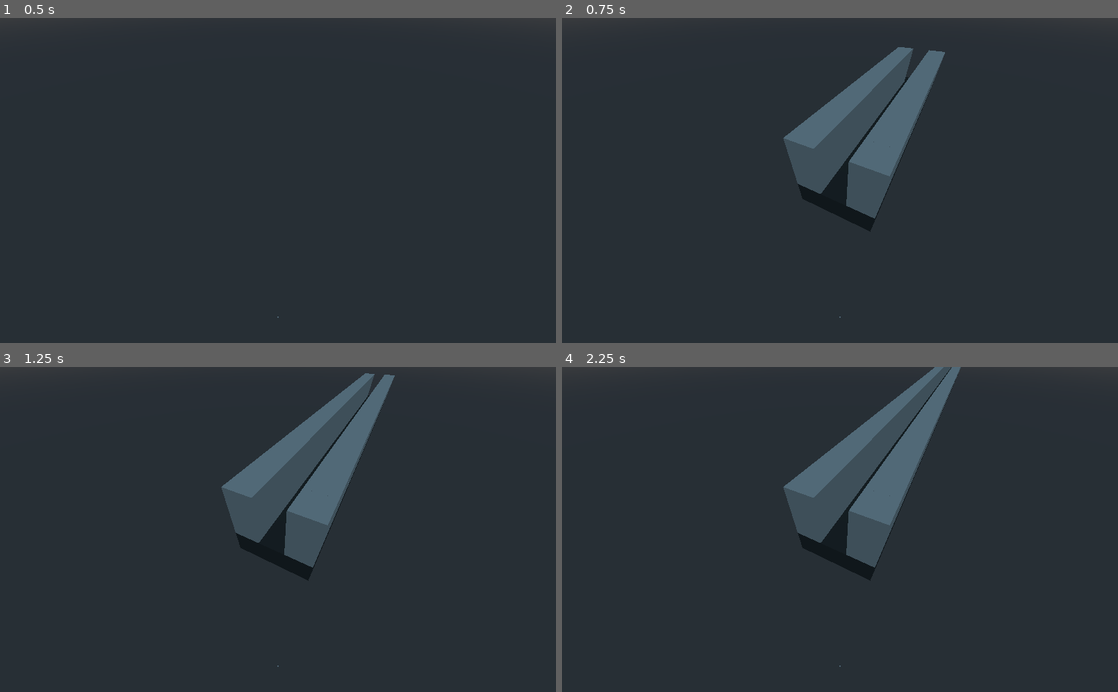
Above: before the commit, frames 1-4 (two rows, left to right).
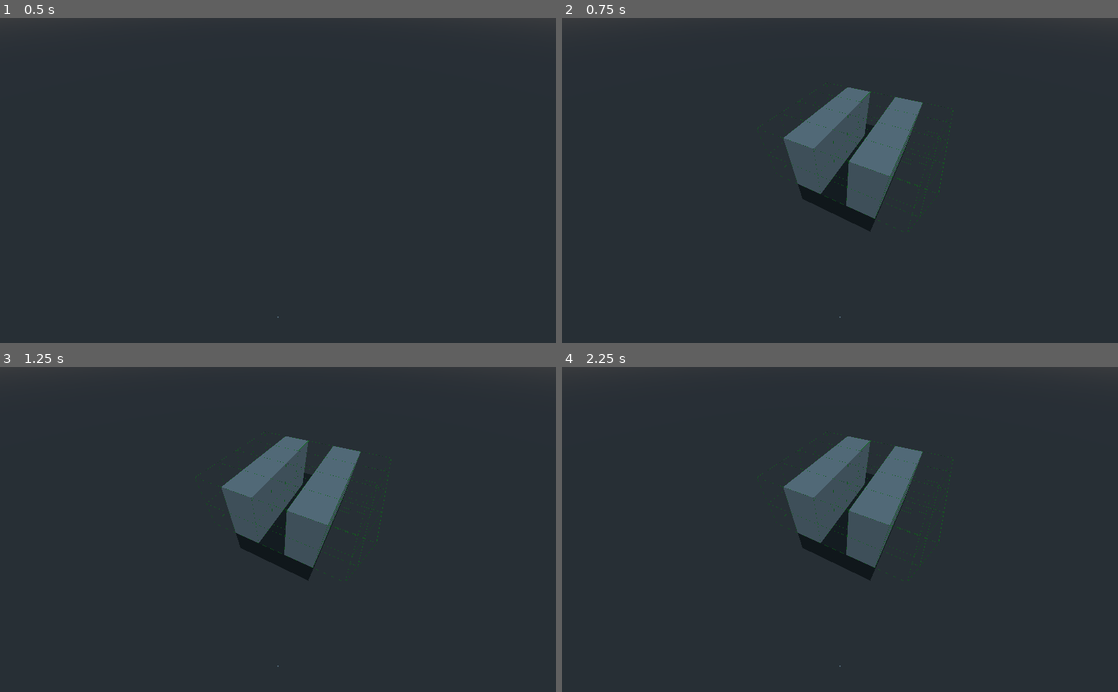
Above: after the commit, the same moments.

Repository: kumquat-ir/rand-dungeon-gen
Game: Godot game, scene res://World.tscn
Same seed, same stepped clock (60 frames per second), same inputs: the game is played once before the commit and once after it.
Inputs:
- Up to frame 1 (0.5 s): no input
- Up to frame 2 (0.75 s): tap Enter (ui_accept) at 0.5, 0.6 s
- Up to frame 3 (1.25 s): tap Enter (ui_accept) at 0.77, 1.07 s
- Up to frame 4 (2.25 s): tap Enter (ui_accept) at 1.35, 1.52, 1.82, 2, 2.1 s

Frame 1 is identical in both runs. In frame 2, 2.1% of the frame differs, in the area x 35-71%, y 8-66%; in frame 3, 2.8%; in frame 4, 3.0%, in the area x 35-72%, y 0-66%.

Commit message:
helpers and more gens

Diff:
--- a/World.gd
+++ b/World.gd
@@ -18,6 +18,7 @@
 #			- height: 10, 20
 #			- gallery: true, false
 #6: 	door
+#			- force: 0 - 5
 #7: 	beyond door
 #8: 	chamber
 #9: 	chamber exit
@@ -51,7 +52,9 @@
 	for i in omit:
 		if i - 1 in vals:
 			vals.remove(vals.find(i - 1))
-	return vals[rng.randi_range(0, len(vals) - 1)] + 1
+	return -1 if len(vals) < 1 else vals[rng.randi_range(0, len(vals) - 1)] + 1
+
+# ----- ACTUAL GENERATION -----
 
 func genStep():
 	if len(genHooks) == 0:
@@ -94,7 +97,12 @@
 				gen40pass(x, y, z, dir, pillars, h, gallery)
 		6:
 			print("generating door at " + str(x) +  "/" + str(y) + "/" + str(z) + "|" + str(dir))
-			genDoor(x, y, z, dir)
+			if len(genHooks[0][1]) == 2:
+				var force = genHooks[0][1][1]
+				print("forcing door type " + str(force))
+				genDoor(x, y, z, dir, force)
+			else:
+				genDoor(x, y, z, dir)
 		7:
 			print("generating beyond door at " + str(x) +  "/" + str(y) + "/" + str(z) + "|" + str(dir))
 			genPastDoor(x, y, z, dir)
@@ -123,25 +131,49 @@
 	pass
 
 func gen5pass(x:int, y:int, z:int, dir:int):
-	var bounds = dirSum2([3, 7, 0, 0], dir)
+	var exclude = [2, 3, 4, 6, 7, 8, 9, 11, 12, 13, 14, 15, 16, 17, 18, 19, 20]
+	var bounds = dirSum2([3, 6, 0, 0], dir)
 	var origin = dirSum2([0, 0, 1, 0], dir)
-	var exclude = range(2, 21)
 	if not checkArray(prismArray(bounds[0], 3, bounds[1], origin[0] + x, y, origin[1] + z)):
 		exclude.append(1)
+		exclude.append(5)
 	match roll(20, exclude):
 		1:
 			print("30ft straight, continue")
-			bounds = dirSum2([3, 7, 0, 0], dir)
-			origin = dirSum2([0, 0, 1, 0], dir)
-			$tiles.setPlane(PLANE_XZ, bounds[0], bounds[1], origin[0] + x, y - 1, origin[1] + z, 2)
-			bounds = dirSum2([0, 6, 0, 0], dir)
-			$tiles.setPrism(bounds[0], 2, bounds[1], origin[0] + x, y, origin[1] + z, 1)
-			origin = dirSum2([1, 0, 0, 0], dir)
-			$tiles.setPrism(bounds[0], 2, bounds[1], origin[0] + x, y, origin[1] + z, 1)
-			var disp = dirSum2([0, 6, 0, 0], dir)
-			genHooks.append([
-				[disp[0] + x, y, disp[1] + z, 1],
-			[dir]])
+#			bounds = dirSum2([3, 7, 0, 0], dir)
+#			origin = dirSum2([0, 0, 1, 0], dir)
+#			$tiles.setPlane(PLANE_XZ, bounds[0], bounds[1], origin[0] + x, y - 1, origin[1] + z, 2)
+#			bounds = dirSum2([0, 6, 0, 0], dir)
+#			$tiles.setPrism(bounds[0], 2, bounds[1], origin[0] + x, y, origin[1] + z, 1)
+#			origin = dirSum2([1, 0, 0, 0], dir)
+#			$tiles.setPrism(bounds[0], 2, bounds[1], origin[0] + x, y, origin[1] + z, 1)
+#			bounds = dirSum2([5, 6, 0, 0], dir)
+#			origin = dirSum2([0, 0, 2, 0], dir)
+#			$"tile-metadata".setPrism(bounds[0], 2, bounds[1], origin[0] + x, y, origin[1] + z, 1)
+			passageBase([3, 7, 0, 0], x, y, z, dir)
+#			var disp = dirSum2([0, 6, 0, 0], dir)
+#			genHooks.append([
+#				[disp[0] + x, y, disp[1] + z, 1],
+#			[dir]])
+			newHooks([[0, 6, 0, 0]], [1], x, y, z, dir)
+		5:
+			print("20ft straight to door")
+			passageBase([3, 5, 0, 0], x, y, z, dir)
+			newHooks([[0, 4, 0, 0]], [6], x, y, z, dir)
+		10:
+			print("20ft straight to possible secret door")
+			passageBase([3, 5, 0, 0], x, y, z, dir)
+			if roll(10) == 10:
+				newHooks([[0, 4, 0, 0]], [6], x, y, z, dir, [[5]])
+			else:
+				bounds = dirSum2([3, 0, 0, 0], dir)
+				origin = dirSum2([0, 4, 1, 0], dir)
+				$tiles.setPrism(bounds[0], 2, bounds[1], origin[0] + x, y, origin[1] + z, 1)
+				bounds = dirSum2([5, 2, 0, 0], dir)
+				origin = dirSum2([0, 4, 2, 0], dir)
+				$"tile-metadata".setPrism(bounds[0], 2, bounds[1], origin[0] + x, y, origin[1] + z, 1)
+		_:
+			print("no space for anything")
 
 func gen10pass(x:int, y:int, z:int, dir:int):
 	pass
@@ -155,7 +187,15 @@
 func gen40pass(x:int, y:int, z:int, dir:int, pillar:int, h:int, gallery:bool):
 	pass
 
-func genDoor(x:int, y:int, z:int, dir:int):
+#forces:
+#	0: none
+#	1: wooden
+#	2: stone
+#	3: iron
+#	4: portcullis
+#	5: secret
+#will probably only use secret, including others for completion
+func genDoor(x:int, y:int, z:int, dir:int, force:int = 0):
 	pass
 
 func genPastDoor(x:int, y:int, z:int, dir:int):
@@ -175,6 +215,30 @@
 
 func chooseSidePass(x:int, y:int, z:int, dir:int):
 	pass
+
+# ----- GENERATION HELPERS -----
+
+func passageBase(fbounds:Array, x:int, y:int, z:int, dir:int, h:int = 2):
+	var bounds = dirSum2(fbounds, dir)
+	var origin = dirSum2([0, 0, 1, 0], dir)
+	$tiles.setPlane(PLANE_XZ, bounds[0], bounds[1], origin[0] + x, y - 1, origin[1] + z, 2)
+	bounds = dirSum2([0, fbounds[1] - 1, 0, 0], dir)
+	$tiles.setPrism(bounds[0], 2, bounds[1], origin[0] + x, y, origin[1] + z, 1)
+	origin = dirSum2([fbounds[0] - 2, 0, 0, 0], dir)
+	$tiles.setPrism(bounds[0], 2, bounds[1], origin[0] + x, y, origin[1] + z, 1)
+	bounds = dirSum2([fbounds[0] + 2, fbounds[1] - 1, 0, 0], dir)
+	origin = dirSum2([0, 0, 2, 0], dir)
+	$"tile-metadata".setPrism(bounds[0], 2, bounds[1], origin[0] + x, y, origin[1] + z, 1)
+
+func newHooks(disps:Array, vals:Array, x:int, y:int, z:int, dir:int, extras:Array = [[]]):
+	for i in len(disps):
+		var disp = dirSum2(disps[i], dir)
+		var arr2 = [dir]
+		for extra in extras[i]:
+			arr2.append(extra)
+		genHooks.append([
+			[disp[0] + x, y, disp[1] + z, vals[i]],
+		arr2])
 
 #checks array of x/y/z coords to see if the space is open (tile-metadata is 0 or nonexistant)
 func checkArray(arr:Array) -> bool:
@@ -192,6 +256,8 @@
 				arr.append([x + sx, y + sy, z + sz])
 	return arr
 
+# ----- DIRECTION HANDLING -----
+
 func forward(amt:int, dir:int) -> Array:
 	match dir:
 		0:
@@ -240,6 +306,7 @@
 			return [0, amt]
 	return [0, 0]
 
+#probably won't end up using this one, less flexible
 func dirSum1(amts:Array, xz: int, dir:int) -> int:
 	return right(amts[0], dir)[xz] + forward(amts[1], dir)[xz] + left(amts[2], dir)[xz] + back(amts[3], dir)[xz]
 
